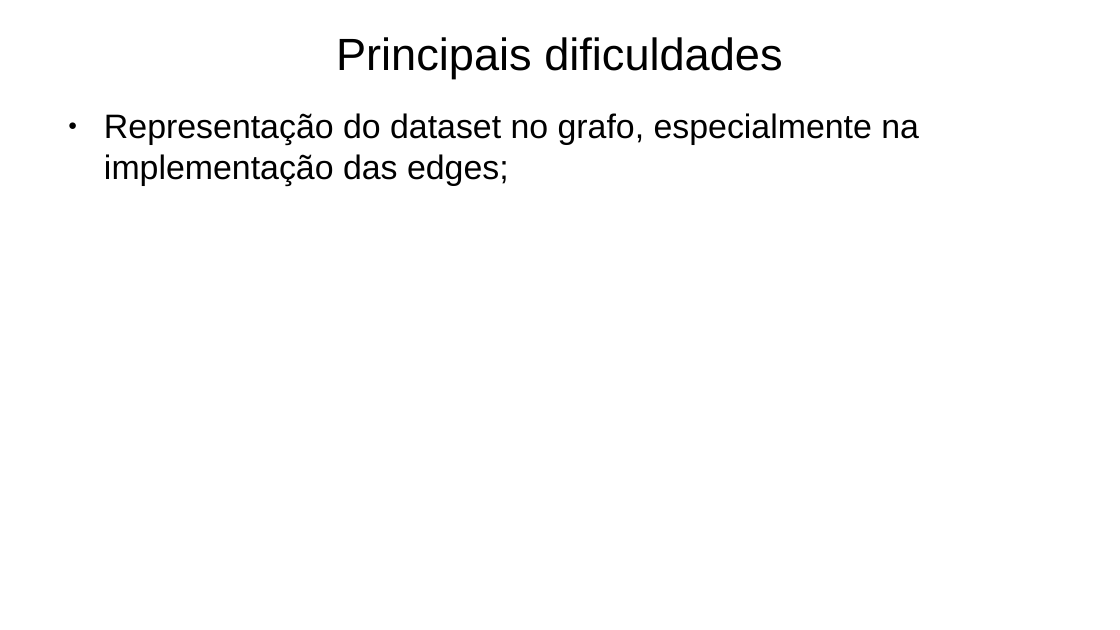
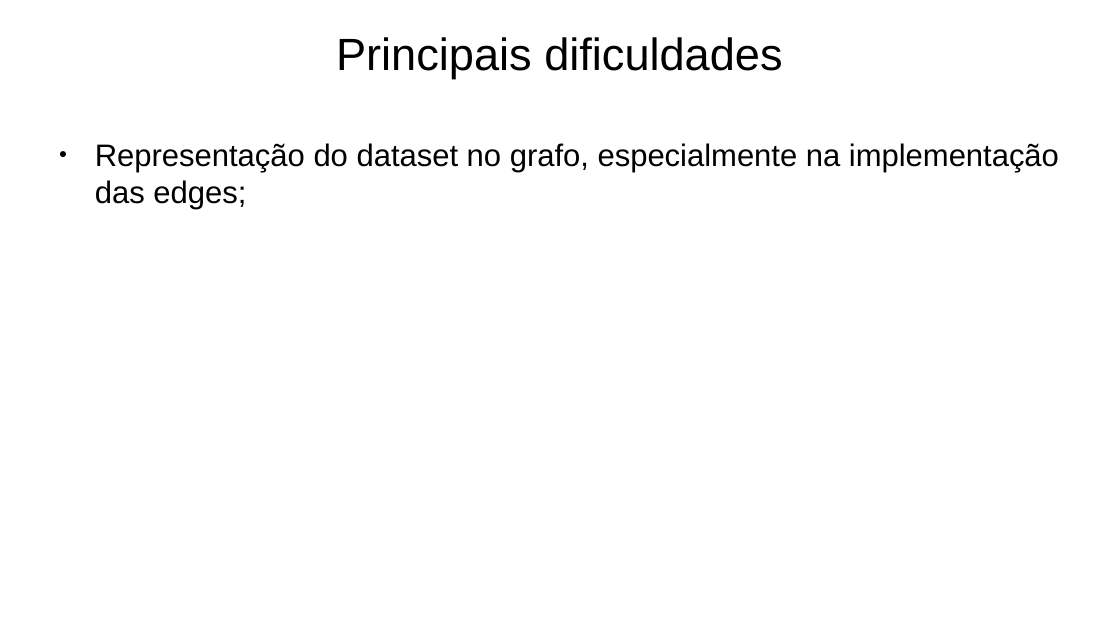
Before and after one commit to Naapperas/feup-aed-proj2, a slide deck: slide 15 of Apresentação.pptx (slide 14 before the commit). Drawn at 1120x630 pixels with LibreOffice and Linux fonts; fonts in the diff are those of the drawing. Boxes give left, top, right and bottom in pixels: in the first picture for what was removed or moved away, otherwise in the second. Text is boxed around its words. In the diff, an @@ line names an element or a change of style, - is before the commit and + after.

```diff
--- a/Apresentação.pptx
+++ b/Apresentação.pptx
@@ text "Representação do dataset no grafo, ..." moved from (x1=104, y1=113, x2=919, y2=186) to (x1=95, y1=143, x2=1059, y2=209) @@
@@ text "Representação do dataset no grafo, ..." at (x1=95, y1=143, x2=1059, y2=209): size 24 to 22 pt @@
```
Also in this commit, not shown: 12 other slides changed, 1 slide added, 1 other file.
